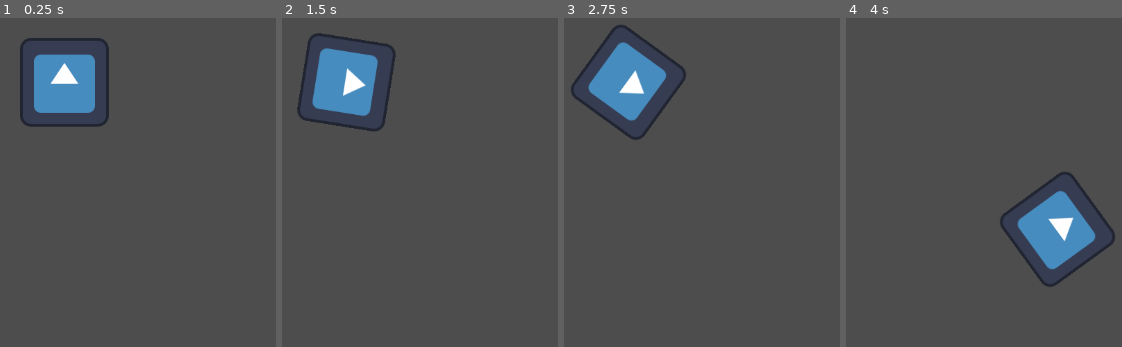
Above: before the commit, frames 1-4 (left to right).
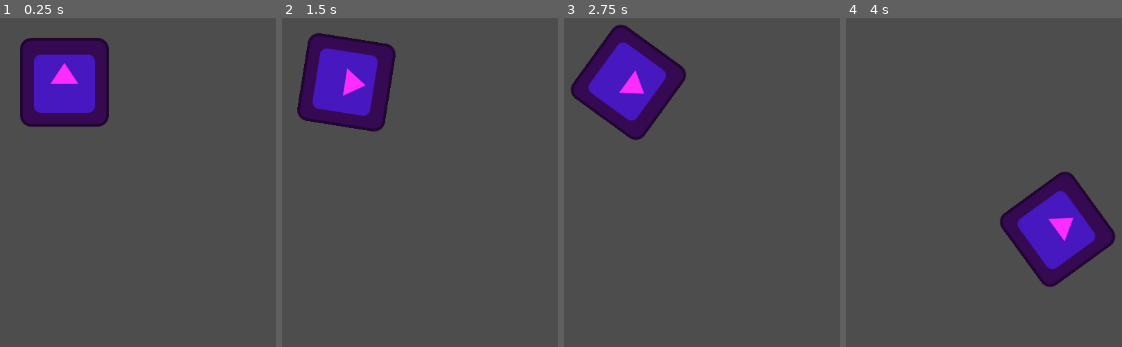
Above: after the commit, the same moments.

Repository: rsthtx/2D-game-2025
Game: Godot game, scene res://ship.tscn
The game is run twice, just before and just after one commit, with the same random seed, the same clock (stepped at 60 frames per second) and the same inputs. The engine's default icon, where the game draws it, is replaced by a stand-in: a white triangle on a blue panel in a dark square.
Inputs:
- Up to frame 1 (0.25 s): no input
- Up to frame 2 (1.5 s): tap Enter at 0.5 s; hold Right (right) 0.53-1.28 s; hold Left (left) from 1.28 s (still down)
- Up to frame 3 (2.75 s): release Left (left) at 2.03 s; hold Right (right) from 2.03 s (still down)
- Up to frame 4 (4 s): release Right (right) at 2.78 s; hold Up (forward) 2.78-3.53 s; hold Left (left) from 3.53 s (still down)

The runs differ from the first frame. In frame 1, 8.5% of the frame differs, in the area x 7-40%, y 6-33%; in frame 2, 8.5%; in frame 3, 8.5%; in frame 4, 8.5%.

Commit message:
Change color

Diff:
--- a/my-first-script/ship.tscn
+++ b/my-first-script/ship.tscn
@@ -4,6 +4,7 @@
 [ext_resource type="Script" path="res://ship.gd" id="2_nrb76"]
 
 [node name="ship" type="Sprite2D"]
+modulate = Color(1, 0.172549, 1, 1)
 position = Vector2(462, 266)
 texture = ExtResource("1_d6q2w")
 script = ExtResource("2_nrb76")
